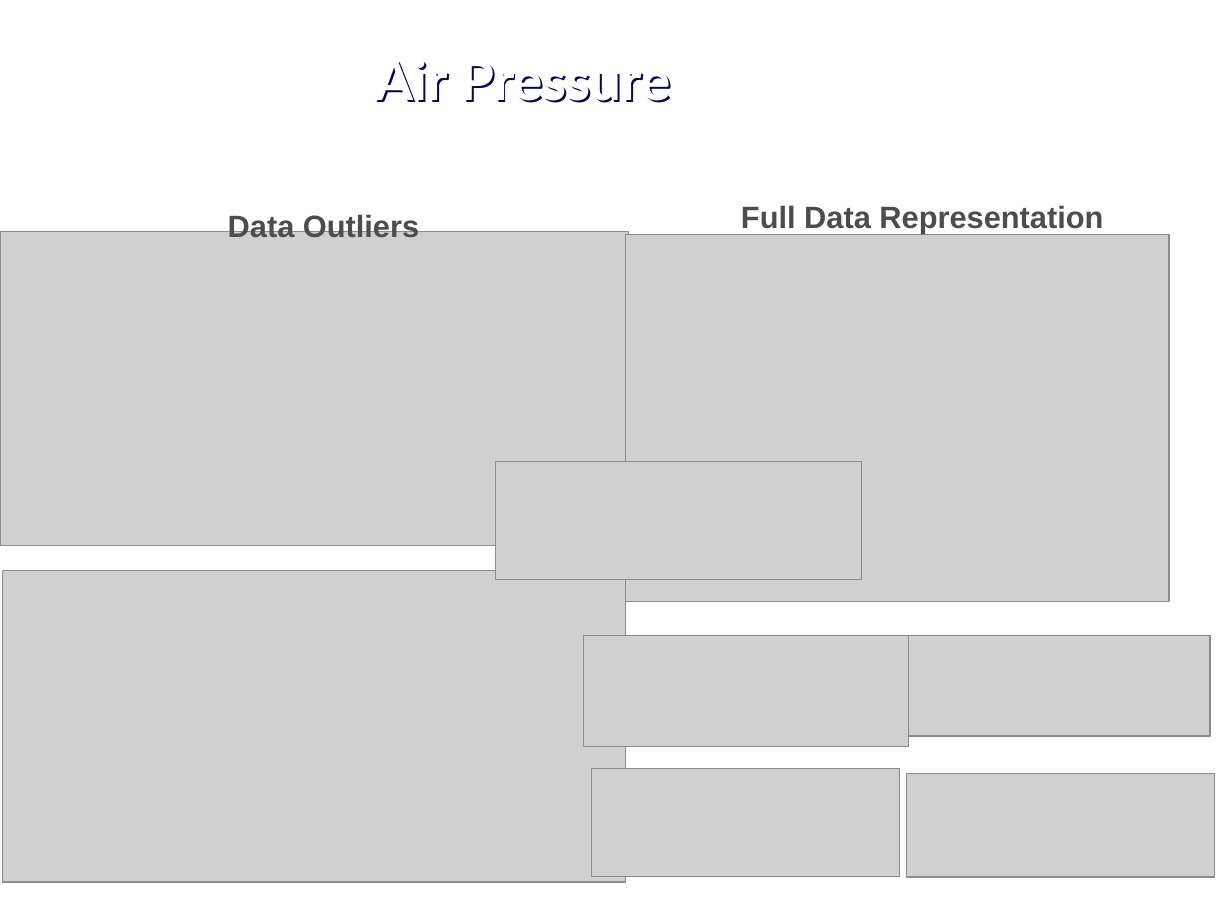
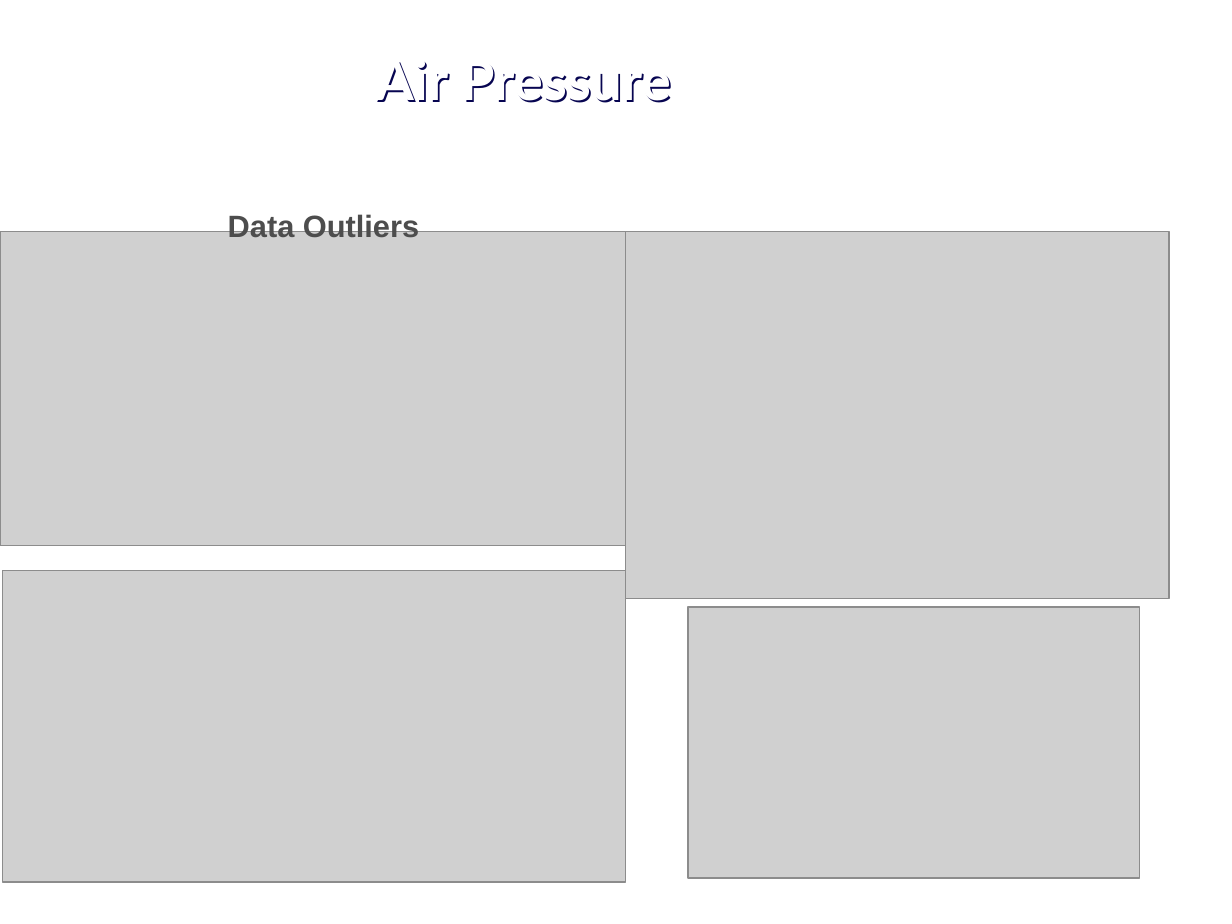
Before and after one commit to j1-aggie/Hurricane_Harvey_Analysis, a slide deck: slide 11 of Final Presentation__RobAdditions.pptx. Drawn at 1232x924 pixels with LibreOffice and Linux fonts; fonts in the diff are those of the drawing; grey boxes stand for pictures; background and template pictures are left out. Boxes give left, top, right and bottom in pixels: in the first picture for what was removed or moved away, otherwise in the second. Text is boxed around its words. In the diff, an @@ line names an element or a change of style, - is before the commit and + after.

```diff
--- a/Final Presentation__RobAdditions.pptx
+++ b/Final Presentation__RobAdditions.pptx
@@ text removed at (741, 205, 1103, 233) @@
-Full Data Representation
@@ picture removed at (495, 462, 861, 580) @@
@@ picture added at (687, 607, 1140, 878) @@
@@ picture removed at (584, 636, 909, 747) @@
@@ picture removed at (906, 636, 1210, 736) @@
@@ picture removed at (591, 769, 899, 876) @@
@@ picture removed at (907, 774, 1215, 877) @@
```
Also in this commit, not shown: 1 other slide changed.
